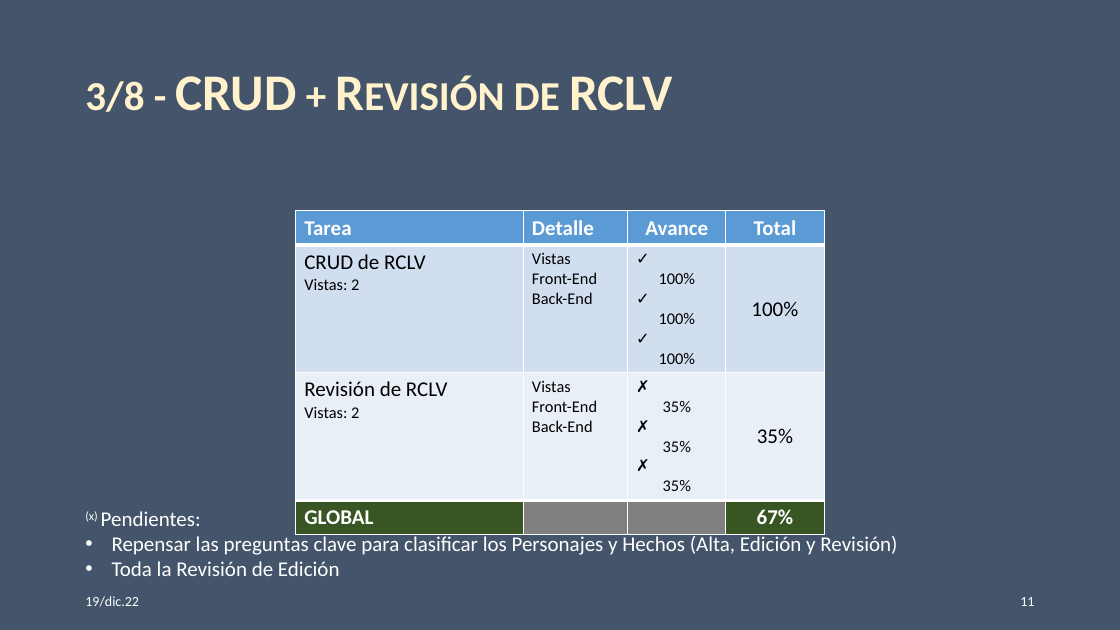
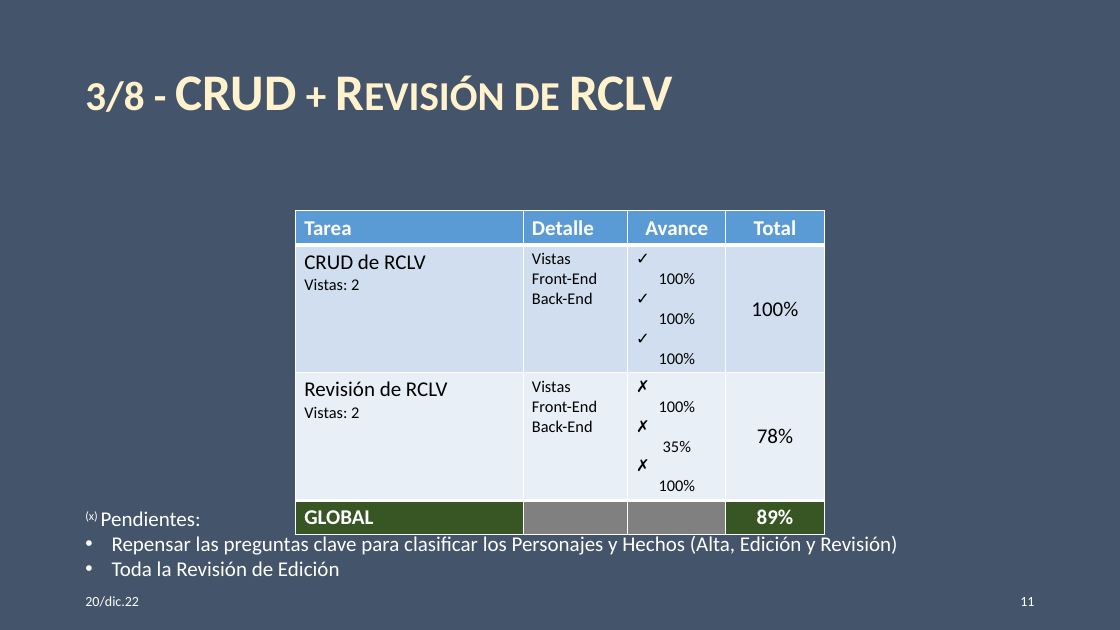
Before and after one commit to Diribar/ELC-Peliculas, a slide deck: slide 11 of 0-varios/Archivos-Office/Desarrollo web Teovisión v2.pptx. Drawn at 1120x630 pixels with LibreOffice and Linux fonts; fonts in the diff are those of the drawing. Boxes give left, top, right and bottom in pixels: in the first picture for what was removed or moved away, otherwise in the second. Text is boxed around its words. In the diff, an @@ line names an element or a change of style, - is before the commit and + after.

Commit message:
Revisar RCLV Front-End

```diff
--- a/0-varios/Archivos-Office/Desarrollo web Teovisión v2.pptx
+++ b/0-varios/Archivos-Office/Desarrollo web Teovisión v2.pptx
@@ table at [296, 211, 824, 528] @@
-row 3, column 3: ✗ 35% / ✗ 35% / ✗ 35%
+row 3, column 3: ✗ 100% / ✗ 35% / ✗ 100%
-row 3, column 4: 35%
+row 3, column 4: 78%
-row 4, column 4: 67%
+row 4, column 4: 89%
@@ text at [85, 596, 139, 607]: text changed @@
-19/dic.22
+20/dic.22
```
Also in this commit, not shown: 14 other slides changed, 2 other files.
